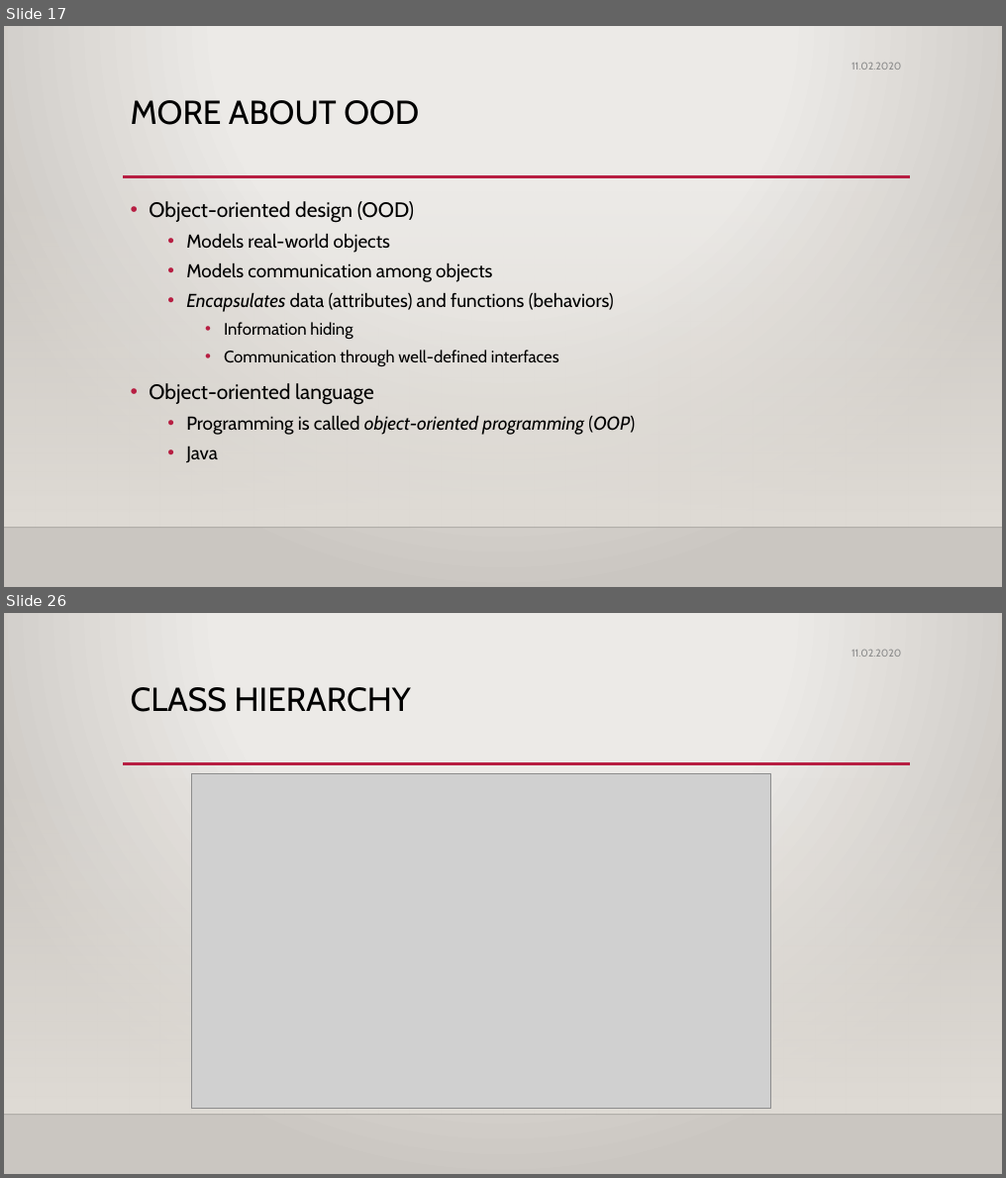
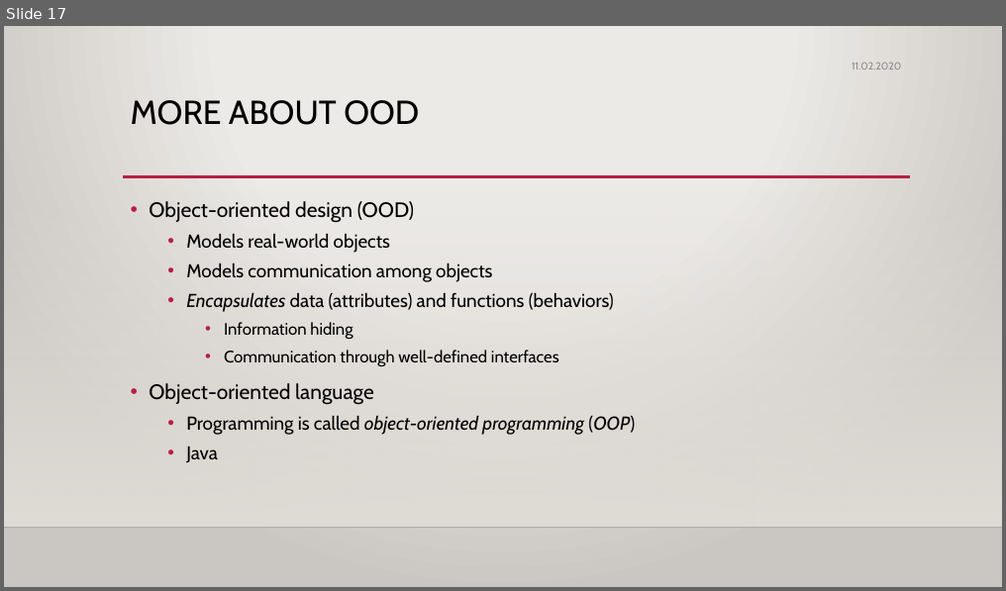
Before and after one commit to handanyarici/Medipol_OOP_2020, a slide deck: 1- OOP Giris/w1_OOP_2020.pptx. Shown one above the other, each under a label of ours: slides 17 and 26 before the commit, slide 17 after it; the slides between them are not shown. The pictures are 1006x1178 and 1006x591 pixels, drawn with LibreOffice and Linux fonts; fonts in the diff are those of the drawing; grey boxes stand for pictures; background and template pictures are left out. Boxes give left, top, right and bottom in pixels: in the first picture for what was removed or moved away, otherwise in the second. Text is boxed around its words. In the diff, an @@ line names an element or a change of style, - is before the commit and + after.

```diff
--- a/1- OOP Giris/w1_OOP_2020.pptx
+++ b/1- OOP Giris/w1_OOP_2020.pptx
@@ slide 26 removed at (x1=4, y1=613, x2=1002, y2=1174), background gradient #ECEAE7 to #CAC7C1; not listed: 3 template elements that a slide beside it also shows @@
@@ text removed at (x1=851, y1=650, x2=901, y2=657) @@
-11.02.2020
@@ title removed at (x1=131, y1=687, x2=411, y2=712) @@
-CLASS HIERARCHY
@@ picture removed at (x1=192, y1=774, x2=770, y2=1109) @@
```
Also in this commit, not shown: 18 other slides removed.
